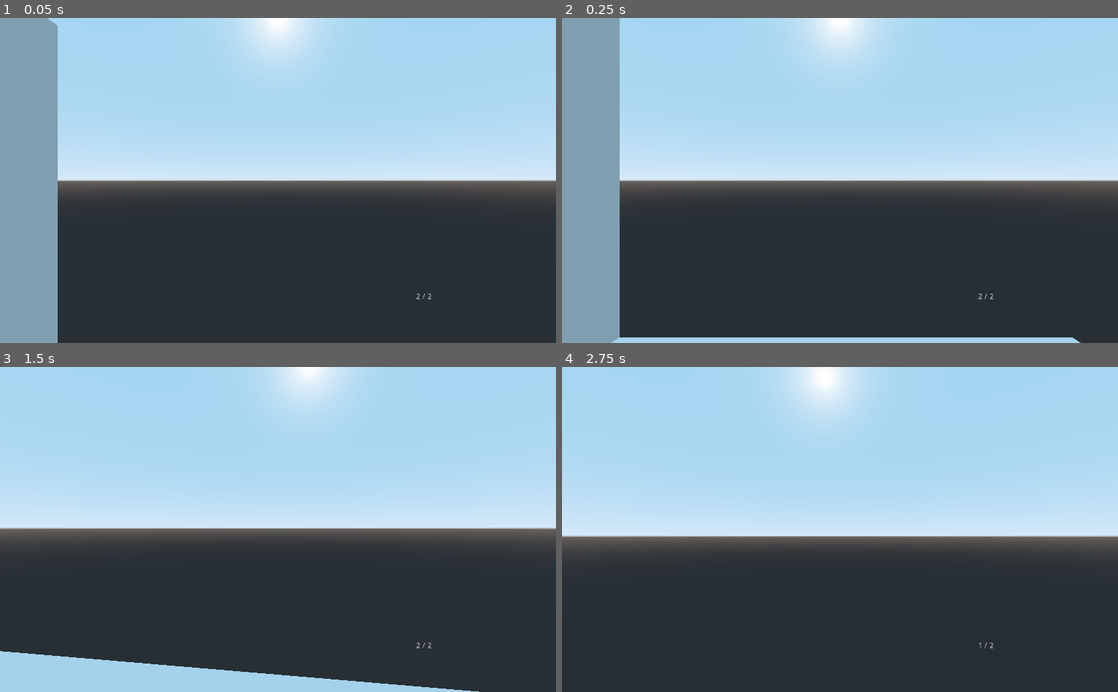
Above: before the commit, frames 1-4 (two rows, left to right).
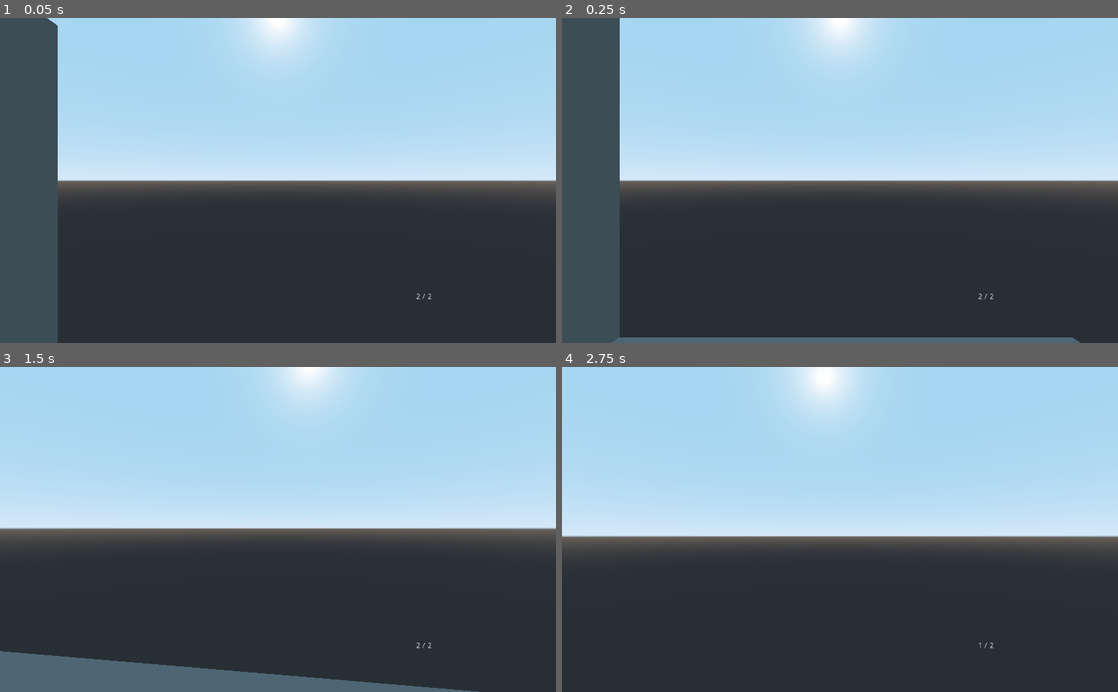
Above: after the commit, the same moments.

Repository: Mike149x/Game2021
Game: Godot game, scene res://MainScene.tscn
Same seed, same stepped clock (60 frames per second), same inputs: the game is played once before the commit and once after it.
Inputs (mouse positions are in pixels of both pictures, inside the frame that each line leads up to):
- Up to frame 1 (0.05 s): no input
- Up to frame 2 (0.25 s): no input
- Up to frame 3 (1.5 s): move the mouse to (305, 529) at 0.52 s; hold W (move_forward) from 0.53 s (still down); tap E (Interact) at 0.6, 1.35 s; tap Space (jump) at 0.77 s; move the mouse to (250, 529) at 1.27 s
- Up to frame 4 (2.75 s): keep holding W (move_forward); tap Space (jump) at 1.52 s; tap Enter at 2 s; move the mouse to (851, 523) at 2.02 s; press the mouse at (851, 523) at 2.03 s; tap E (Interact) at 2.3 s

The runs differ from the first frame. In frame 1, 10% of the frame differs, in the area x 0-11%, y 0-100%; in frame 2, 12%, in the area x 0-94%, y 0-100%; in frame 3, 5.5%; in frame 4, nothing differs.

Commit message:
Light Switch

Diff:
--- a/SuperStockTrader/Interactables/InteractableLightSwitch.gd
+++ b/SuperStockTrader/Interactables/InteractableLightSwitch.gd
@@ -7,3 +7,16 @@
 
 onready var light_node = get_node(light)
 onready var on = on_by_default
+
+func _ready():
+	set_light_energy()
+
+func get_interaction_text():
+	return "Switch Light Off" if on else "Switch Light On"
+
+func interact():
+	on = !on
+	set_light_energy()
+
+func set_light_energy():
+	light_node.set_param(Light.PARAM_ENERGY, energy_when_on if on else energy_when_off )
--- a/SuperStockTrader/MainScene.tscn
+++ b/SuperStockTrader/MainScene.tscn
@@ -1,8 +1,9 @@
-[gd_scene load_steps=9 format=2]
+[gd_scene load_steps=10 format=2]
 
 [ext_resource path="res://FirstPerson.tscn" type="PackedScene" id=1]
 [ext_resource path="res://MainScene.gd" type="Script" id=2]
-[ext_resource path="res://Interactables/Interactable.gd" type="Script" id=3]
+[ext_resource path="res://Interactables/InteractableLightSwitch.gd" type="Script" id=3]
+[ext_resource path="res://default_env.tres" type="Environment" id=4]
 
 [sub_resource type="CubeMesh" id=1]
 
@@ -42,17 +43,19 @@
 [node name="CollisionShape" type="CollisionShape" parent="BigWall/StaticBody"]
 shape = SubResource( 2 )
 
-[node name="red" type="MeshInstance" parent="."]
-transform = Transform( -4.37114e-08, 1, -4.37114e-08, 0, -4.37114e-08, -1, -1, -4.37114e-08, 1.91069e-15, -9.98724, 2.28409, -4.2301 )
+[node name="LightSwitch" type="MeshInstance" parent="."]
+transform = Transform( -4.37114e-08, 1, -4.37114e-08, 0, -4.37114e-08, -1, -1, -4.37114e-08, 1.91069e-15, -9.48727, 2.28409, -4.2301 )
 mesh = SubResource( 1 )
 material/0 = SubResource( 3 )
 
-[node name="StaticBody" type="StaticBody" parent="red"]
+[node name="StaticBody" type="StaticBody" parent="LightSwitch"]
 transform = Transform( 1, 0, 0, 0, 1, -8.35189e-23, 0, -8.35188e-23, 1, 0, 0, 0 )
 collision_layer = 2
 script = ExtResource( 3 )
+light = NodePath("../../SpotLight")
+on_by_default = false
 
-[node name="CollisionShape" type="CollisionShape" parent="red/StaticBody"]
+[node name="CollisionShape" type="CollisionShape" parent="LightSwitch/StaticBody"]
 transform = Transform( 1, 0, 0, 0, 1, -8.35187e-23, 0, -8.35187e-23, 1, 0, 0, 0 )
 shape = SubResource( 2 )
 
@@ -122,3 +125,10 @@
 __meta__ = {
 "_edit_use_anchors_": false
 }
+
+[node name="SpotLight" type="SpotLight" parent="."]
+transform = Transform( 0.0954636, -0.03349, 0.994869, -0.995433, -0.00321174, 0.0954095, 0, -0.999434, -0.0336436, -5.93505, 2.57517, -4.08984 )
+spot_angle = 62.5286
+
+[node name="WorldEnvironment" type="WorldEnvironment" parent="."]
+environment = ExtResource( 4 )
--- a/SuperStockTrader/default_env.tres
+++ b/SuperStockTrader/default_env.tres
@@ -5,3 +5,4 @@
 [resource]
 background_mode = 2
 background_sky = SubResource( 1 )
+ambient_light_energy = 0.2
